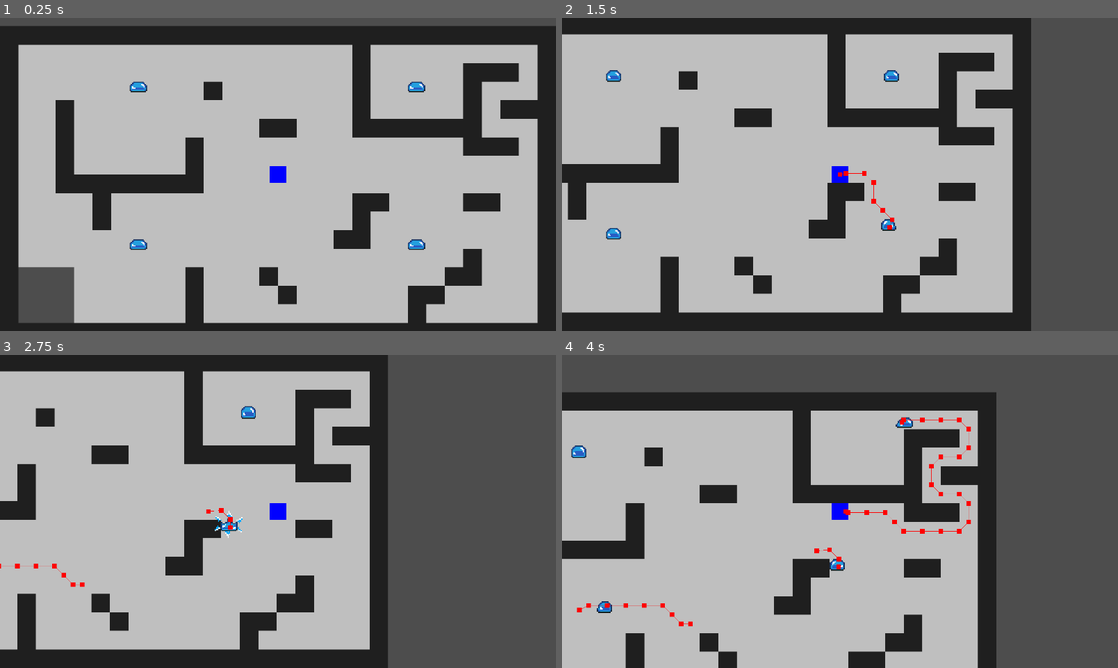
Above: before the commit, frames 1-4 (two rows, left to right).
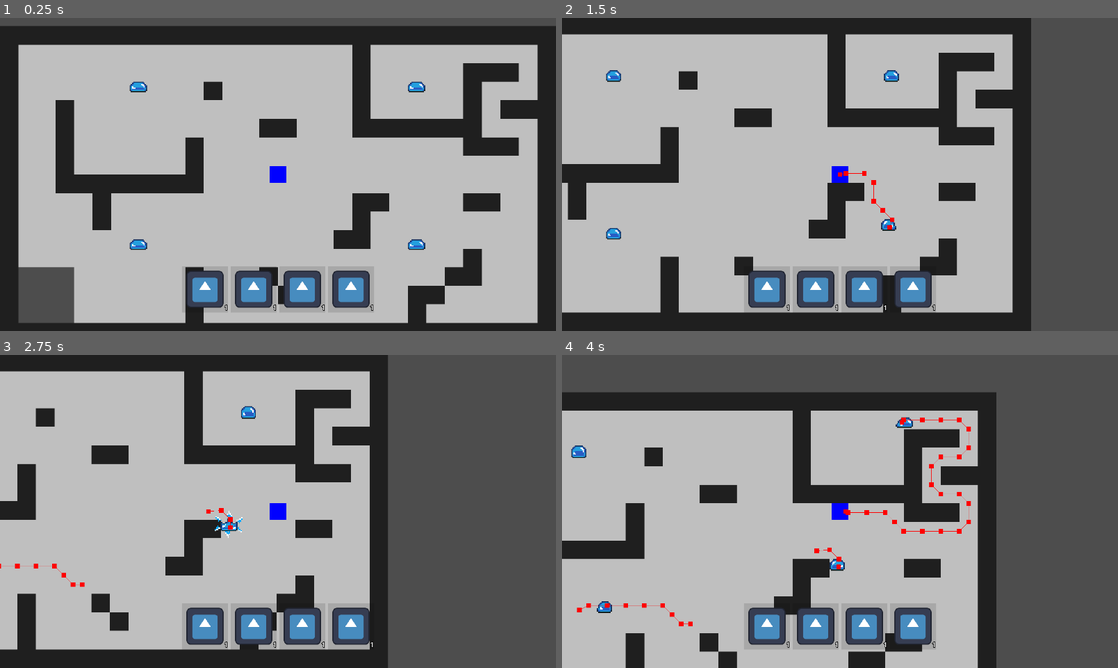
Above: after the commit, the same moments.

Repository: Marshmallows7920/Comp-2060
Game: Godot game, scene res://Scenes/Levels/enemy_test_scene.tscn
Same seed, same stepped clock (60 frames per second), same inputs: the game is played once before the commit and once after it. This scene is started directly instead of the project's main scene. The engine's default icon, where the game draws it, is replaced by a stand-in: a white triangle on a blue panel in a dark square.
Inputs:
- Up to frame 1 (0.25 s): no input
- Up to frame 2 (1.5 s): hold Right (MoveRight) 0.53-1.28 s; hold Down (MoveDown) from 1.28 s (still down)
- Up to frame 3 (2.75 s): release Down (MoveDown) at 2.03 s; hold Right (MoveRight) from 2.03 s (still down)
- Up to frame 4 (4 s): release Right (MoveRight) at 2.78 s; hold Up (MoveUp) 2.78-3.53 s; hold Left (MoveLeft) from 3.53 s (still down)

The runs differ from the first frame. In frame 1, 3.2% of the frame differs, in the area x 33-68%, y 80-94%; in frame 2, 3.2%; in frame 3, 3.2%; in frame 4, 3.2%.

Commit message:
created spell hotbar

Diff:
--- a/Scenes/Entities/test_player.tscn
+++ b/Scenes/Entities/test_player.tscn
@@ -1,6 +1,7 @@
-[gd_scene load_steps=4 format=3 uid="uid://cl5ovs6p3iukw"]
+[gd_scene load_steps=5 format=3 uid="uid://cl5ovs6p3iukw"]
 
-[ext_resource type="Script" path="res://Scripts/player.gd" id="1_g642b"]
+[ext_resource type="Script" path="res://Scripts/test_player.gd" id="1_ke253"]
+[ext_resource type="PackedScene" uid="uid://bsdn3mc8tt0ex" path="res://Scenes/Menus/hotbar.tscn" id="2_al617"]
 
 [sub_resource type="RectangleShape2D" id="RectangleShape2D_jaev7"]
 size = Vector2(14, 14)
@@ -11,7 +12,8 @@
 
 [node name="TestPlayer" type="CharacterBody2D" groups=["Player"]]
 collision_mask = 4
-script = ExtResource("1_g642b")
+script = ExtResource("1_ke253")
+hotbarSlotScene = "res://Scenes/Menus/hotbar_slot.tscn"
 
 [node name="CollisionShape2D" type="CollisionShape2D" parent="."]
 shape = SubResource("RectangleShape2D_jaev7")
@@ -25,3 +27,7 @@
 [node name="Camera2D" type="Camera2D" parent="."]
 zoom = Vector2(4, 4)
 metadata/_edit_lock_ = true
+
+[node name="CanvasLayer" type="CanvasLayer" parent="."]
+
+[node name="Hotbar" parent="CanvasLayer" instance=ExtResource("2_al617")]
--- /dev/null
+++ b/Scenes/Menus/hotbar.tscn
@@ -0,0 +1,43 @@
+[gd_scene load_steps=3 format=3 uid="uid://bsdn3mc8tt0ex"]
+
+[ext_resource type="PackedScene" uid="uid://del36cuajklsx" path="res://Scenes/Menus/hotbar_slot.tscn" id="1_33i1m"]
+[ext_resource type="Script" path="res://Scripts/hotbar.gd" id="1_xvn15"]
+
+[node name="Hotbar" type="Control"]
+layout_mode = 3
+anchors_preset = 15
+anchor_right = 1.0
+anchor_bottom = 1.0
+grow_horizontal = 2
+grow_vertical = 2
+script = ExtResource("1_xvn15")
+
+[node name="MarginContainer" type="MarginContainer" parent="."]
+layout_mode = 1
+anchors_preset = 12
+anchor_top = 1.0
+anchor_right = 1.0
+anchor_bottom = 1.0
+grow_horizontal = 2
+grow_vertical = 0
+theme_override_constants/margin_left = 128
+theme_override_constants/margin_top = 64
+theme_override_constants/margin_right = 128
+theme_override_constants/margin_bottom = 64
+
+[node name="SlotContainer" type="HBoxContainer" parent="MarginContainer"]
+layout_mode = 2
+theme_override_constants/separation = 8
+alignment = 1
+
+[node name="HotbarSlot" parent="MarginContainer/SlotContainer" instance=ExtResource("1_33i1m")]
+layout_mode = 2
+
+[node name="HotbarSlot2" parent="MarginContainer/SlotContainer" instance=ExtResource("1_33i1m")]
+layout_mode = 2
+
+[node name="HotbarSlot3" parent="MarginContainer/SlotContainer" instance=ExtResource("1_33i1m")]
+layout_mode = 2
+
+[node name="HotbarSlot4" parent="MarginContainer/SlotContainer" instance=ExtResource("1_33i1m")]
+layout_mode = 2
--- /dev/null
+++ b/Scenes/Menus/hotbar_slot.tscn
@@ -0,0 +1,35 @@
+[gd_scene load_steps=2 format=3 uid="uid://del36cuajklsx"]
+
+[ext_resource type="Texture2D" uid="uid://di7owah62imbp" path="res://icon.svg" id="1_a0yun"]
+
+[node name="HotbarSlot" type="AspectRatioContainer"]
+size_flags_horizontal = 4
+size_flags_vertical = 4
+
+[node name="ColorRect" type="ColorRect" parent="."]
+custom_minimum_size = Vector2(128, 128)
+layout_mode = 2
+color = Color(0, 0, 0, 0.121569)
+
+[node name="MarginContainer" type="MarginContainer" parent="."]
+layout_mode = 2
+theme_override_constants/margin_left = 16
+theme_override_constants/margin_top = 16
+theme_override_constants/margin_right = 16
+theme_override_constants/margin_bottom = 16
+
+[node name="TextureRect" type="TextureRect" parent="MarginContainer"]
+layout_mode = 2
+texture = ExtResource("1_a0yun")
+
+[node name="SlotNumber" type="Label" parent="."]
+layout_mode = 2
+size_flags_horizontal = 8
+size_flags_vertical = 8
+theme_override_colors/font_color = Color(1, 1, 1, 1)
+theme_override_colors/font_outline_color = Color(0, 0, 0, 1)
+theme_override_constants/outline_size = 8
+theme_override_font_sizes/font_size = 24
+text = "1
+"
+horizontal_alignment = 2
--- a/Scenes/Levels/main_menu.tscn
+++ b/Scenes/Menus/main_menu.tscn
@@ -1,10 +1,10 @@
 [gd_scene load_steps=7 format=3 uid="uid://b5osam2b51kmq"]
 
-[ext_resource type="StyleBox" uid="uid://drbthc70yiag8" path="res://Styles/main_menu_button_normal.stylebox" id="1_mvqax"]
-[ext_resource type="Script" path="res://Scripts/main_menu.gd" id="1_wta1j"]
-[ext_resource type="StyleBox" uid="uid://cs5yhqokikhex" path="res://Styles/main_menu_button_hover.stylebox" id="2_14w0x"]
-[ext_resource type="StyleBox" uid="uid://d1vjeq7j1jk1l" path="res://Styles/main_menu_button_pressed.stylebox" id="3_julio"]
-[ext_resource type="StyleBox" uid="uid://cae5gqrjgrurg" path="res://Styles/main_menu_button_disabled.stylebox" id="4_vlbs6"]
+[ext_resource type="Script" path="res://Scripts/main_menu.gd" id="1_fgs5d"]
+[ext_resource type="StyleBox" uid="uid://drbthc70yiag8" path="res://Styles/main_menu_button_normal.stylebox" id="2_04vxq"]
+[ext_resource type="StyleBox" uid="uid://cs5yhqokikhex" path="res://Styles/main_menu_button_hover.stylebox" id="3_d31vo"]
+[ext_resource type="StyleBox" uid="uid://d1vjeq7j1jk1l" path="res://Styles/main_menu_button_pressed.stylebox" id="4_pevgl"]
+[ext_resource type="StyleBox" uid="uid://cae5gqrjgrurg" path="res://Styles/main_menu_button_disabled.stylebox" id="5_c18dy"]
 
 [sub_resource type="StyleBoxEmpty" id="StyleBoxEmpty_asr7p"]
 
@@ -15,8 +15,8 @@
 anchor_bottom = 1.0
 grow_horizontal = 2
 grow_vertical = 2
-script = ExtResource("1_wta1j")
-settingsMenu = "res://Scenes/Levels/settings_menu.tscn"
+script = ExtResource("1_fgs5d")
+settingsMenu = "res://Scenes/Menus/settings_menu.tscn"
 
 [node name="VBoxContainer" type="VBoxContainer" parent="."]
 layout_mode = 1
--- a/Scenes/Levels/settings_menu.tscn
+++ b/Scenes/Menus/settings_menu.tscn
@@ -25,8 +25,8 @@
 grow_horizontal = 2
 grow_vertical = 2
 script = ExtResource("1_ict5l")
-settingsMenu = "res://Scenes/Levels/settings_menu.tscn"
-mainMenu = "res://Scenes/Levels/main_menu.tscn"
+settingsMenu = "res://Scenes/Menus/settings_menu.tscn"
+mainMenu = "res://Scenes/Menus/main_menu.tscn"
 
 [node name="ColorRect" type="ColorRect" parent="."]
 layout_mode = 1
--- a/Scenes/Levels/spell_level_up.tscn
+++ b/Scenes/Menus/spell_level_up.tscn
@@ -1,6 +1,6 @@
 [gd_scene load_steps=2 format=3 uid="uid://c5vp7slcx2b4l"]
 
-[ext_resource type="PackedScene" uid="uid://chcpuuk2sg2d0" path="res://Scenes/Levels/spell_select_card.tscn" id="1_ipd2c"]
+[ext_resource type="PackedScene" uid="uid://chcpuuk2sg2d0" path="res://Scenes/Menus/spell_select_card.tscn" id="1_ipd2c"]
 
 [node name="SpellLevelUp" type="Control"]
 layout_mode = 3
@@ -54,16 +54,16 @@
 text = "Select Spell"
 horizontal_alignment = 1
 
-[node name="HBoxContainer" type="HBoxContainer" parent="MarginContainer/VBoxContainer"]
+[node name="SpellCardContainer" type="HBoxContainer" parent="MarginContainer/VBoxContainer"]
 layout_mode = 2
 size_flags_vertical = 3
 size_flags_stretch_ratio = 10.0
 
-[node name="SpellSelectCard" parent="MarginContainer/VBoxContainer/HBoxContainer" instance=ExtResource("1_ipd2c")]
+[node name="SpellSelectCard" parent="MarginContainer/VBoxContainer/SpellCardContainer" instance=ExtResource("1_ipd2c")]
 layout_mode = 2
 
-[node name="SpellSelectCard2" parent="MarginContainer/VBoxContainer/HBoxContainer" instance=ExtResource("1_ipd2c")]
+[node name="SpellSelectCard2" parent="MarginContainer/VBoxContainer/SpellCardContainer" instance=ExtResource("1_ipd2c")]
 layout_mode = 2
 
-[node name="SpellSelectCard3" parent="MarginContainer/VBoxContainer/HBoxContainer" instance=ExtResource("1_ipd2c")]
+[node name="SpellSelectCard3" parent="MarginContainer/VBoxContainer/SpellCardContainer" instance=ExtResource("1_ipd2c")]
 layout_mode = 2
--- /dev/null
+++ b/Scripts/hotbar.gd
@@ -0,0 +1,16 @@
+extends Control
+
+@onready var slotContainer = $MarginContainer/SlotContainer
+
+# Called when the node enters the scene tree for the first time.
+func _ready():
+	pass # Replace with function body.
+
+
+# Called every frame. 'delta' is the elapsed time since the previous frame.
+func _process(delta):
+	pass
+
+
+func setSlot(slotNum, spell):
+	pass
--- a/Scripts/player.gd
+++ b/Scripts/test_player.gd
@@ -3,6 +3,19 @@
 
 const SPEED = 100.0
 var hp = 100
+
+#hotbar variables
+@onready var hotbar = $CanvasLayer/Hotbar
+@export var numSpellSlots:int = 2
+const MAX_SPELL_SLOTS = 4
+var spellSlots = ["fireball", "icicle"]
+var slotSelected = 0
+@export_file("*.tscn") var hotbarSlotScene:String
+
+
+func _ready():
+	pass
+
 
 
 func _physics_process(delta):
--- a/project.godot
+++ b/project.godot
@@ -11,7 +11,7 @@
 [application]
 
 config/name="Dungeon Deductibles"
-run/main_scene="res://Scenes/Levels/main_menu.tscn"
+run/main_scene="res://Scenes/Menus/main_menu.tscn"
 config/features=PackedStringArray("4.2", "Forward Plus")
 config/icon="res://icon.svg"
 
@@ -64,6 +64,36 @@
 "events": [Object(InputEventKey,"resource_local_to_scene":false,"resource_name":"","device":-1,"window_id":0,"alt_pressed":false,"shift_pressed":false,"ctrl_pressed":false,"meta_pressed":false,"pressed":false,"keycode":0,"physical_keycode":88,"key_label":0,"unicode":120,"echo":false,"script":null)
 ]
 }
+NextSlot={
+"deadzone": 0.5,
+"events": [Object(InputEventMouseButton,"resource_local_to_scene":false,"resource_name":"","device":-1,"window_id":0,"alt_pressed":false,"shift_pressed":false,"ctrl_pressed":false,"meta_pressed":false,"button_mask":16,"position":Vector2(495, 13),"global_position":Vector2(499, 54),"factor":1.0,"button_index":5,"canceled":false,"pressed":true,"double_click":false,"script":null)
+]
+}
+PrevSlot={
+"deadzone": 0.5,
+"events": [Object(InputEventMouseButton,"resource_local_to_scene":false,"resource_name":"","device":-1,"window_id":0,"alt_pressed":false,"shift_pressed":false,"ctrl_pressed":false,"meta_pressed":false,"button_mask":8,"position":Vector2(153, 3),"global_position":Vector2(157, 44),"factor":1.0,"button_index":4,"canceled":false,"pressed":true,"double_click":false,"script":null)
+]
+}
+Slot1={
+"deadzone": 0.5,
+"events": [Object(InputEventKey,"resource_local_to_scene":false,"resource_name":"","device":-1,"window_id":0,"alt_pressed":false,"shift_pressed":false,"ctrl_pressed":false,"meta_pressed":false,"pressed":false,"keycode":0,"physical_keycode":49,"key_label":0,"unicode":49,"echo":false,"script":null)
+]
+}
+Slot2={
+"deadzone": 0.5,
+"events": [Object(InputEventKey,"resource_local_to_scene":false,"resource_name":"","device":-1,"window_id":0,"alt_pressed":false,"shift_pressed":false,"ctrl_pressed":false,"meta_pressed":false,"pressed":false,"keycode":0,"physical_keycode":50,"key_label":0,"unicode":50,"echo":false,"script":null)
+]
+}
+Slot3={
+"deadzone": 0.5,
+"events": [Object(InputEventKey,"resource_local_to_scene":false,"resource_name":"","device":-1,"window_id":0,"alt_pressed":false,"shift_pressed":false,"ctrl_pressed":false,"meta_pressed":false,"pressed":false,"keycode":0,"physical_keycode":51,"key_label":0,"unicode":51,"echo":false,"script":null)
+]
+}
+Slot4={
+"deadzone": 0.5,
+"events": [Object(InputEventKey,"resource_local_to_scene":false,"resource_name":"","device":-1,"window_id":0,"alt_pressed":false,"shift_pressed":false,"ctrl_pressed":false,"meta_pressed":false,"pressed":false,"keycode":0,"physical_keycode":52,"key_label":0,"unicode":52,"echo":false,"script":null)
+]
+}
 
 [layer_names]
 
Not shown: 3 places in Scenes/Menus/main_menu.tscn that only renumber resources
Renamed: Scenes/Levels/spell_select_card.tscn -> Scenes/Menus/spell_select_card.tscn
